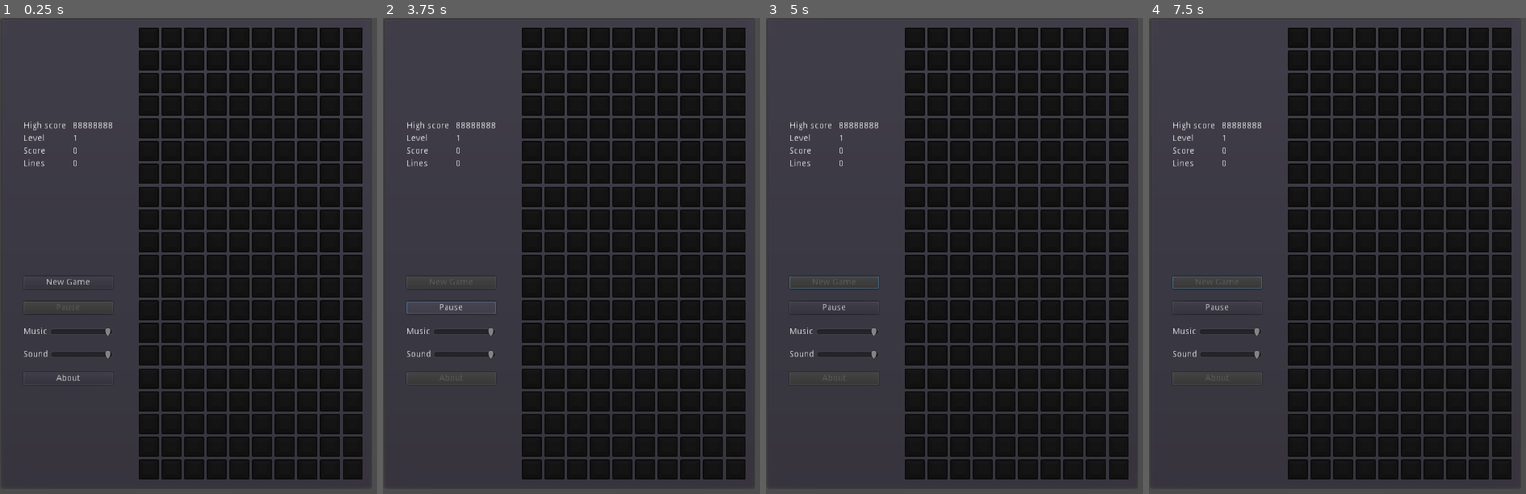
Above: before the commit, frames 1-4 (left to right).
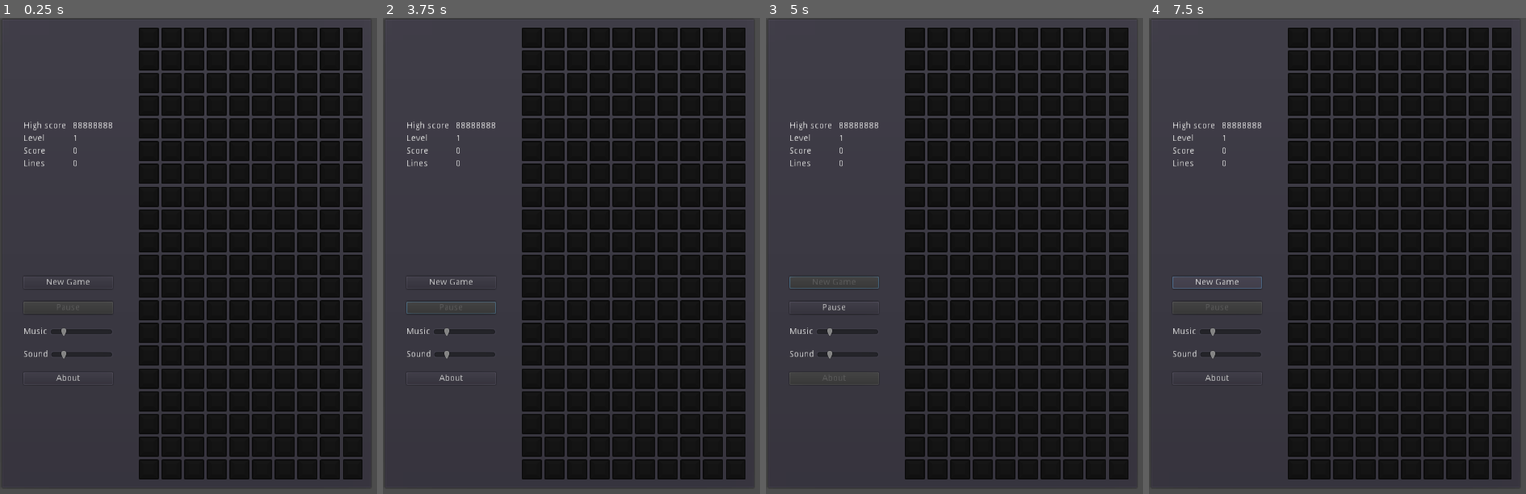
Above: after the commit, the same moments.

Repository: wojteksuchy/tetron
Game: Godot game, scene res://scenes/Main.tscn
Two runs of this game, one before a commit and one after it. Both use one fixed random seed, a clock stepped at 60 frames per second and the inputs below. Sound files missing from this copy of the repository are replaced by a short silence.
Inputs (mouse positions are in pixels of both pictures, inside the frame that each line leads up to):
- Up to frame 1 (0.25 s): no input
- Up to frame 2 (3.75 s): click "New Game" at 0.5 s; click "Pause" at 1.25 s; click "Resume" at 2 s
- Up to frame 3 (5 s): click (833, 284) at 4.25 s, where only the run after the commit has a clickable "New Game"
- Up to frame 4 (7.5 s): tap Enter at 5, 6.5 s; tap Space at 5.75, 7.25 s

The runs differ from the first frame. In frame 1, less than 0.1% of the frame differs, in the area x 16-30%, y 65-72%; in frame 2, 0.2%; in frame 3, less than 0.1%; in frame 4, 0.2%, in the area x 12-30%, y 54-77%.

Commit message:
Audio
Added audio sliders, music and extra audio logic for control

Diff:
--- a/project.godot
+++ b/project.godot
@@ -24,6 +24,10 @@
 run/main_scene="res://scenes/Main.tscn"
 config/icon="res://icon.png"
 
+[audio]
+
+default_bus_layout=""
+
 [autoload]
 
 Shapes="*res://scenes/Shapes.tscn"
--- a/scenes/GUI.tscn
+++ b/scenes/GUI.tscn
@@ -191,6 +191,7 @@
 size_flags_horizontal = 3
 min_value = -24.0
 max_value = 0.0
+value = -20.0
 
 [node name="HBox2" type="HBoxContainer" parent="Panel/HBoxContainer/Left/VBox"]
 margin_top = 361.0
@@ -213,6 +214,7 @@
 size_flags_horizontal = 3
 min_value = -24.0
 max_value = 0.0
+value = -20.0
 
 [node name="About" type="Button" parent="Panel/HBoxContainer/Left/VBox"]
 margin_top = 397.0
--- a/scenes/Main.tscn
+++ b/scenes/Main.tscn
@@ -1,7 +1,8 @@
-[gd_scene load_steps=3 format=2]
+[gd_scene load_steps=4 format=2]
 
 [ext_resource path="res://scenes/GUI.tscn" type="PackedScene" id=1]
 [ext_resource path="res://scripts/Main.gd" type="Script" id=2]
+[ext_resource path="res://audio/lassolady.ogg" type="AudioStream" id=3]
 
 [node name="Main" type="Node2D"]
 script = ExtResource( 2 )
@@ -10,4 +11,5 @@
 margin_right = 374.0
 margin_bottom = 479.0
 
-[node name="MusicPlayer" type="AudioStreamPlayer2D" parent="."]
+[node name="MusicPlayer" type="AudioStreamPlayer" parent="."]
+stream = ExtResource( 3 )
--- a/scripts/GUI.gd
+++ b/scripts/GUI.gd
@@ -3,8 +3,9 @@
 const CELL_CLEAR_BACKGROUND1 := Color(0.1, 0.1, 0.1)
 const CELL_CLEAR_BACKGROUND2 := Color(0) #Black
 
-var music := 0
-var sound := 0
+var music := -20
+var sound := -20
+var min_volume
 
 var grid: GridContainer
 var next: GridContainer
@@ -16,7 +17,8 @@
 func _ready() -> void:
 	grid = find_node("Grid")
 	next = find_node("NextShape")
-
+	min_volume = find_node("Music").get_min()
+	find_node("Sound").set_min(min_volume)
 	add_cells(grid, number_of_cells)
 	clear_cells(grid, CELL_CLEAR_BACKGROUND1)
 	clear_cells(next, CELL_CLEAR_BACKGROUND2)
--- a/scripts/Main.gd
+++ b/scripts/Main.gd
@@ -23,17 +23,19 @@
 		"NewGame":
 			gui.set_button_states(DISABLED)
 			_start_game()
+			yield(get_tree().create_timer(3.0), "timeout")
+			_game_over()
 		"Pause":
 			_pause()
 		"Music":
 			if state == states.PLAYING:
-				if gui.music >= MIN_AUDIO_LEVEL:
+				if _is_music_on():
 					_music(states.PLAY)
 				else:
 					_music(states.STOP)
 		"Sound":
 			if state == states.PLAYING:
-				if gui.sound >= MIN_AUDIO_LEVEL:
+				if _is_sound_on():
 					_sound(states.PLAY)
 				else:
 					_sound(states.STOP)
@@ -45,19 +47,36 @@
 	print("game playing")
 	state = states.PLAYING
 	music_position = 0.0
-	_music(states.PLAY)
+	if _is_music_on():
+		_music(states.PLAY)
+
+
+func _game_over() -> void:
+	gui.set_button_states(ENABLED)
+	if _is_music_on():
+		_music(states.STOP)
+	state = states.STOPPED
+	print("game stopped")
 
 
 func _music(action: int) -> void:
 	if action == states.PLAY:
 		$MusicPlayer.volume_db = gui.music
-		if $MusicPlayer.is_playing():
+		if !$MusicPlayer.is_playing():
 			$MusicPlayer.play(music_position)
 		print("Music on. Level: %d", gui.music)
 	else:
 		music_position = $MusicPlayer.get_playback_position()
 		$MusicPlayer.stop()
 		print("Music off")
+
+
+func _is_music_on() -> bool:
+	return gui.music > gui.min_volume
+
+
+func _is_sound_on() -> bool:
+	return gui.sound > gui.min_volume
 
 
 func _sound(action: int) -> void:
@@ -71,11 +90,13 @@
 	if state == states.PLAYING:
 		gui.set_button_text("Pause", "Resume")
 		state = states.PAUSED
-		_music(states.PAUSE)
+		if _is_music_on():
+			_music(states.PAUSE)
 	else:
 		gui.set_button_text("Pause", "Pause")
 		state = states.PLAYING
-		_music(states.PLAY)
+		if _is_music_on():
+			_music(states.PLAY)
 
 func _pause_game() -> void:
 	pass
Not shown, added: audio/lassolady.ogg
